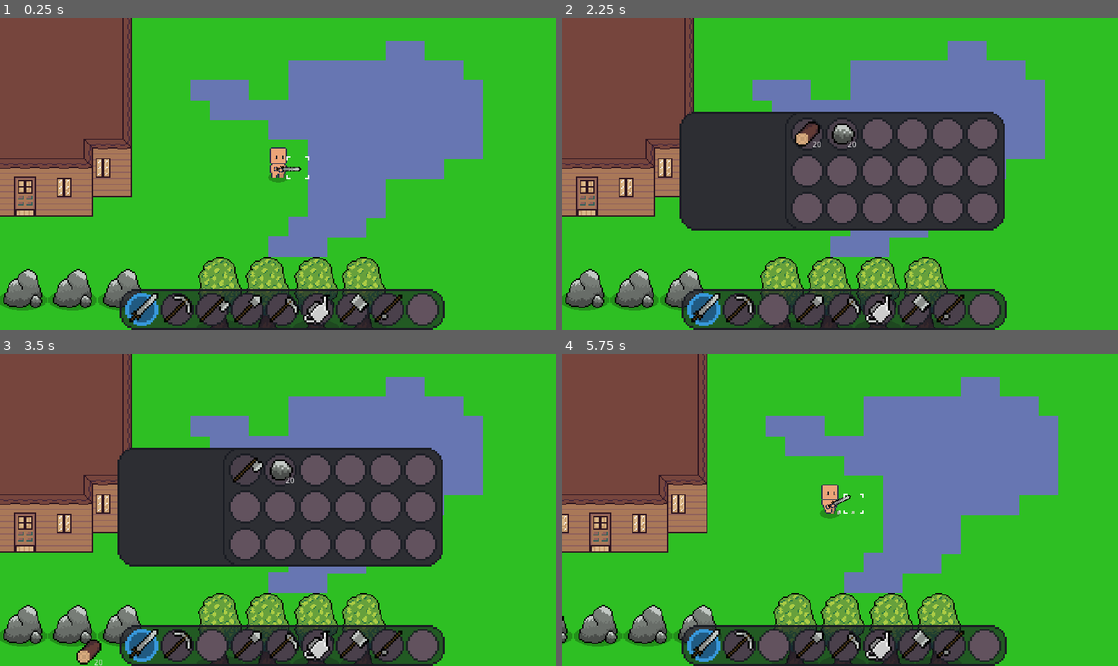
Above: before the commit, frames 1-4 (two rows, left to right).
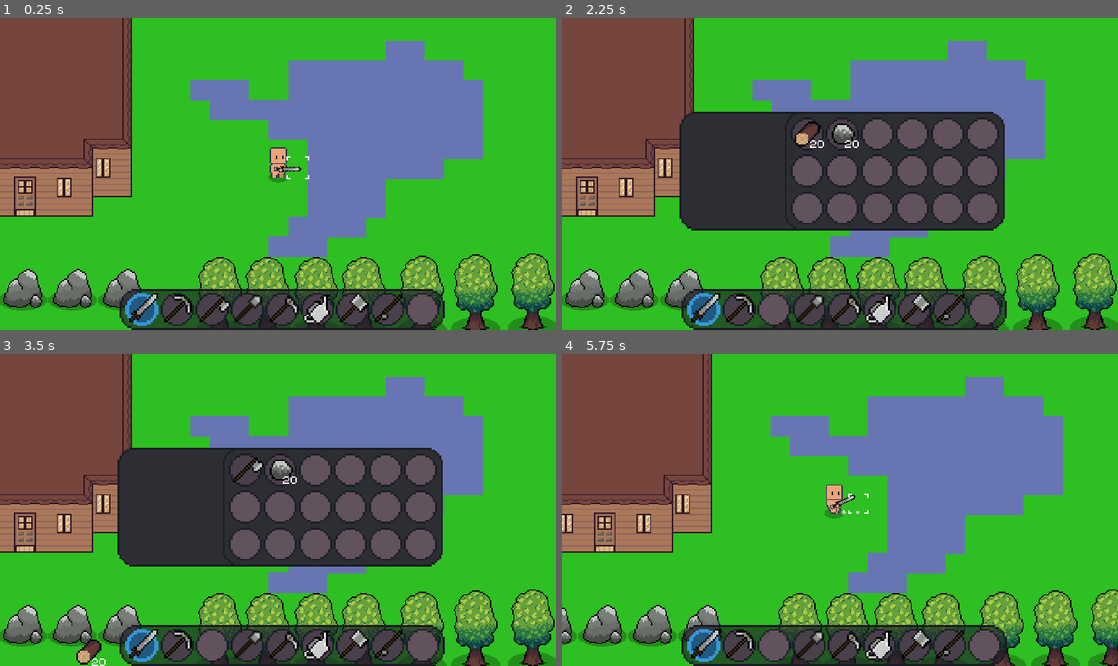
Above: after the commit, the same moments.

Repository: Xtero61/ciftci
Game: Godot game, scene res://test.tscn
Same seed, same stepped clock (60 frames per second), same inputs: the game is played once before the commit and once after it.
Inputs (mouse positions are in pixels of both pictures, inside the frame that each line leads up to):
- Up to frame 1 (0.25 s): no input
- Up to frame 2 (2.25 s): drag from (701, 308) to (856, 170) at 0.52 s; drag from (739, 308) to (856, 170) at 1.27 s; move the mouse to (773, 308) at 2.02 s; hold E (Envanter) from 2.03 s (still down); click (773, 308) at 2.17 s
- Up to frame 3 (3.5 s): release E (Envanter) at 2.75 s; tap Enter at 2.75 s; drag from (244, 469) to (72, 634) at 2.77 s
- Up to frame 4 (5.75 s): tap Space (YerdenEsyaAlma) at 3.5, 5 s; drag from (840, 469) to (584, 634) at 3.52 s; tap Enter at 4.25 s; drag from (878, 469) to (584, 634) at 4.27 s; move the mouse to (912, 469) at 5.02 s; hold Left (Sol) from 5.03 s (still down); click (912, 469) at 5.17 s; tap E (Envanter) at 5.3 s

The runs differ from the first frame. In frame 1, 3.9% of the frame differs, in the area x 42-100%, y 75-100%; in frame 2, 3.9%; in frame 3, 3.9%; in frame 4, 11%, in the area x 0-100%, y 0-100%.

Commit message:
dosya düzenlemesi ve envantere font eklenmesi

Diff:
--- a/HizliErisim.tscn
+++ b/Envanter/HizliErisim.tscn
@@ -3,7 +3,7 @@
 [ext_resource path="res://Envanter/Resimler/HızlıErişim.png" type="Texture" id=1]
 [ext_resource path="res://Envanter/Resimler/Slot.png" type="Texture" id=2]
 [ext_resource path="res://Envanter/Slot.gd" type="Script" id=3]
-[ext_resource path="res://HizliErisim.gd" type="Script" id=4]
+[ext_resource path="res://Envanter/HizliErisim.gd" type="Script" id=4]
 
 [sub_resource type="StyleBoxTexture" id=1]
 texture = ExtResource( 2 )
--- a/Esyalar/Esya.tscn
+++ b/Esyalar/Esya.tscn
@@ -1,7 +1,12 @@
-[gd_scene load_steps=3 format=2]
+[gd_scene load_steps=5 format=2]
 
 [ext_resource path="res://Esyalar/Esya.gd" type="Script" id=1]
 [ext_resource path="res://Alet/Balta/TaşBalta.png" type="Texture" id=2]
+[ext_resource path="res://Yazı Tipi/chava.ttf" type="DynamicFontData" id=3]
+
+[sub_resource type="DynamicFont" id=1]
+size = 18
+font_data = ExtResource( 3 )
 
 [node name="Esya" type="Node2D"]
 z_index = 1
@@ -14,9 +19,12 @@
 texture = ExtResource( 2 )
 
 [node name="Label" type="Label" parent="."]
-margin_left = 11.0
-margin_top = 12.0
-margin_right = 27.0
-margin_bottom = 26.0
+margin_left = 9.0
+margin_top = 10.0
+margin_right = 37.0
+margin_bottom = 34.0
 rect_scale = Vector2( 0.3, 0.3 )
+custom_fonts/font = SubResource( 1 )
 text = "99"
+align = 1
+valign = 1
--- a/Oyuncu/Oyuncu.tscn
+++ b/Oyuncu/Oyuncu.tscn
@@ -15,7 +15,7 @@
 [ext_resource path="res://Envanter/Envanter.tscn" type="PackedScene" id=13]
 [ext_resource path="res://Oyuncu/UI.gd" type="Script" id=14]
 [ext_resource path="res://Oyuncu/EsyaAlmaAlani.gd" type="Script" id=15]
-[ext_resource path="res://HizliErisim.tscn" type="PackedScene" id=16]
+[ext_resource path="res://Envanter/HizliErisim.tscn" type="PackedScene" id=16]
 
 [sub_resource type="Gradient" id=13]
 offsets = PoolRealArray( 0, 0.984127, 1 )
@@ -411,6 +411,7 @@
 zoom = Vector2( 0.8, 0.8 )
 process_mode = 0
 smoothing_enabled = true
+smoothing_speed = 10.0
 
 [node name="Cevir" type="Node2D" parent="."]
 
@@ -485,7 +486,7 @@
 anims/Sulama = SubResource( 7 )
 anims/Vurma = SubResource( 6 )
 
-[node name="İmlecAnimationPlayer" type="AnimationPlayer" parent="."]
+[node name="ImlecAnimationPlayer" type="AnimationPlayer" parent="."]
 autoplay = "İmlec"
 anims/RESET = SubResource( 8 )
 "anims/İmlec" = SubResource( 9 )
--- a/Yeryuzu/Agaç/Agac.tscn
+++ b/Yeryuzu/Agaç/Agac.tscn
@@ -399,6 +399,7 @@
 hframes = 2
 
 [node name="EsyaDusmeYer" type="Position2D" parent="Cevir"]
+visible = false
 position = Vector2( 48, -4 )
 
 [node name="AgacStatic" type="StaticBody2D" parent="."]
--- a/project.godot
+++ b/project.godot
@@ -42,6 +42,7 @@
 
 window/size/width=570
 window/size/height=320
+window/size/fullscreen=true
 window/size/test_width=800
 window/size/test_height=450
 window/dpi/allow_hidpi=true
@@ -60,30 +61,6 @@
 [gui]
 
 common/drop_mouse_on_gui_input_disabled=true
-
-[importer_defaults]
-
-texture={
-"compress/bptc_ldr": 0,
-"compress/hdr_mode": 0,
-"compress/lossy_quality": 0.7,
-"compress/mode": 0,
-"compress/normal_map": 0,
-"detect_3d": true,
-"flags/anisotropic": false,
-"flags/filter": false,
-"flags/mipmaps": false,
-"flags/repeat": 0,
-"flags/srgb": 2,
-"process/HDR_as_SRGB": false,
-"process/fix_alpha_border": true,
-"process/invert_color": false,
-"process/normal_map_invert_y": false,
-"process/premult_alpha": false,
-"size_limit": 0,
-"stream": false,
-"svg/scale": 1.0
-}
 
 [input]
 
--- a/test.tscn
+++ b/test.tscn
@@ -1129,6 +1129,22 @@
 position = Vector2( 280, 316 )
 YikilmaSayi = 1
 
+[node name="Agac5" parent="Yapi" instance=ExtResource( 15 )]
+position = Vector2( 490, 314 )
+YikilmaSayi = 1
+
+[node name="Agac7" parent="Yapi" instance=ExtResource( 15 )]
+position = Vector2( 537, 313 )
+YikilmaSayi = 1
+
+[node name="Agac8" parent="Yapi" instance=ExtResource( 15 )]
+position = Vector2( 584, 312 )
+YikilmaSayi = 1
+
+[node name="Agac6" parent="Yapi" instance=ExtResource( 15 )]
+position = Vector2( 446, 315 )
+YikilmaSayi = 1
+
 [node name="Kapi" parent="Yapi" instance=ExtResource( 13 )]
 position = Vector2( 120, 216 )
 
Not shown, changed: Alet/Balta/TaşBalta.png.import
Renamed: HizliErisim.gd -> Envanter/HizliErisim.gd
Binary file added: Yazı Tipi/chava.ttf
